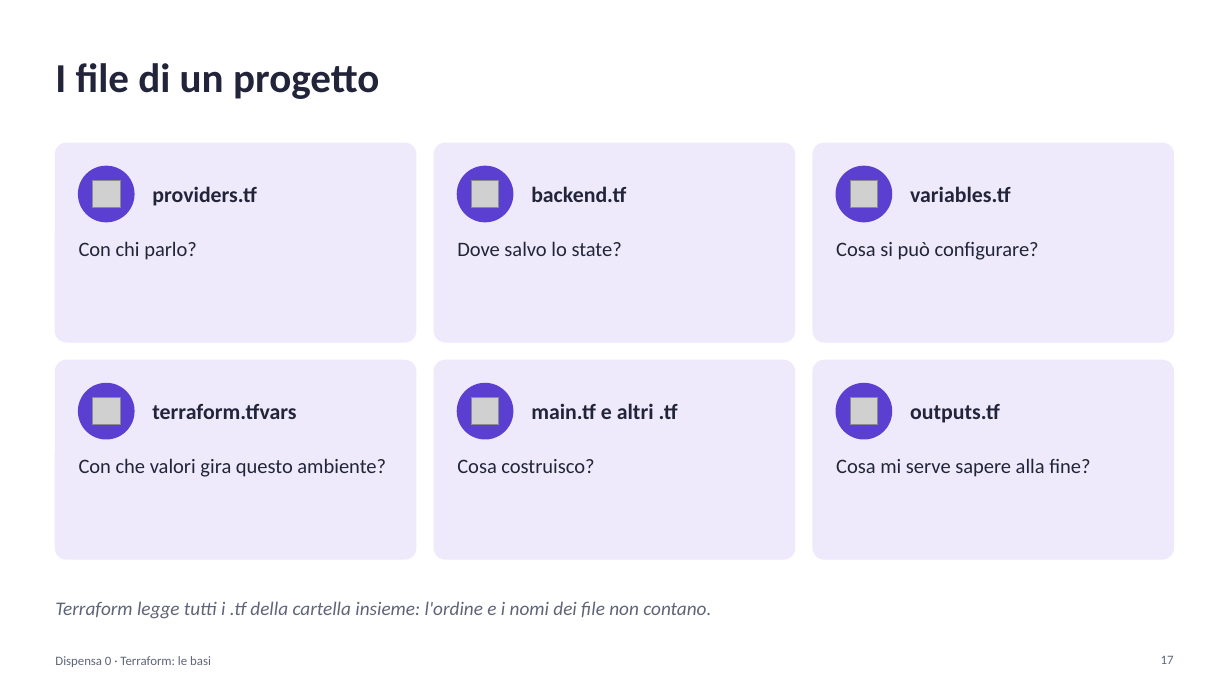
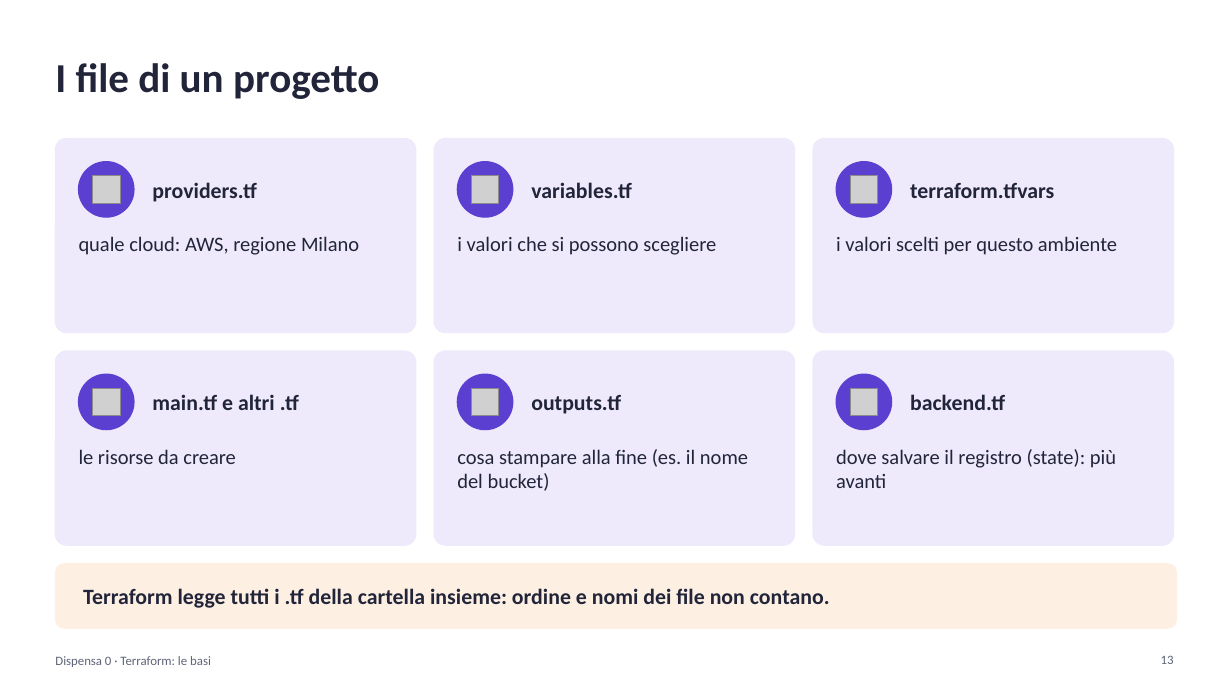
Before and after one commit to cereZ23/aws, a slide deck: slide 13 of slide/slide-0-terraform.pptx (slide 17 before the commit). Drawn at 1232x693 pixels with LibreOffice and Linux fonts; fonts in the diff are those of the drawing; grey boxes stand for pictures. Boxes give left, top, right and bottom in pixels: in the first picture for what was removed or moved away, otherwise in the second. Text is boxed around its words. In the diff, an @@ line names an element or a change of style, - is before the commit and + after.

Commit message:
Slide riscritte per chi parte da zero: esempio guida, parole spiegate, ordine nuovo

```diff
--- a/slide/slide-0-terraform.pptx
+++ b/slide/slide-0-terraform.pptx
@@ rounded rectangle resized from (x1=55, y1=143, x2=416, y2=342) to (x1=55, y1=139, x2=416, y2=333) @@
@@ rounded rectangle resized from (x1=434, y1=143, x2=795, y2=342) to (x1=434, y1=139, x2=795, y2=333) @@
@@ rounded rectangle resized from (x1=813, y1=143, x2=1174, y2=342) to (x1=813, y1=139, x2=1174, y2=333) @@
@@ 3 pictures, 3 ellipses, 1 text moved together from (x1=79, y1=166, x2=892, y2=222) to (x1=79, y1=162, x2=892, y2=217) @@
@@ text "terraform.tfvars" moved from (x1=152, y1=404, x2=296, y2=419) to (x1=910, y1=183, x2=1054, y2=198) @@
@@ text at (x1=531, y1=182, x2=632, y2=198): text changed @@
-backend.tf
+variables.tf
@@ text removed at (x1=910, y1=186, x2=1011, y2=202) @@
-variables.tf
@@ text at (x1=79, y1=236, x2=359, y2=255): text changed @@
-Con chi parlo?
+quale cloud: AWS, regione Milano
@@ text at (x1=457, y1=236, x2=716, y2=255): text changed @@
-Dove salvo lo state?
+i valori che si possono scegliere
@@ text at (x1=836, y1=236, x2=1117, y2=255): text changed @@
-Cosa si può configurare?
+i valori scelti per questo ambiente
@@ rounded rectangle resized from (x1=55, y1=360, x2=416, y2=559) to (x1=55, y1=351, x2=416, y2=545) @@
@@ rounded rectangle resized from (x1=434, y1=360, x2=795, y2=559) to (x1=434, y1=351, x2=795, y2=545) @@
@@ proportions changed in 6 elements at (x1=55, y1=139, x2=416, y2=333), (x1=434, y1=139, x2=795, y2=333), (x1=813, y1=139, x2=1174, y2=333), (x1=55, y1=351, x2=416, y2=545), (x1=434, y1=351, x2=795, y2=545), (x1=813, y1=351, x2=1174, y2=545) @@
@@ rounded rectangle resized from (x1=813, y1=360, x2=1174, y2=559) to (x1=813, y1=351, x2=1174, y2=545) @@
@@ 3 ellipses, 3 pictures moved together from (x1=79, y1=384, x2=892, y2=439) to (x1=79, y1=374, x2=892, y2=430) @@
@@ text added at (x1=152, y1=394, x2=299, y2=410), 17 pt, text #22253A, bold @@
+main.tf e altri .tf
@@ text at (x1=531, y1=395, x2=621, y2=414): text changed @@
-main.tf e altri .tf
+outputs.tf
@@ text at (x1=910, y1=394, x2=1005, y2=410): text changed @@
-outputs.tf
+backend.tf
@@ text at (x1=79, y1=449, x2=236, y2=464): text changed @@
-Con che valori gira questo ambiente?
+le risorse da creare
@@ text at (x1=457, y1=449, x2=748, y2=491): text changed @@
-Cosa costruisco?
+cosa stampare alla fine (es. il nome del bucket)
@@ text at (x1=836, y1=449, x2=1116, y2=488): text changed @@
-Cosa mi serve sapere alla fine?
+dove salvare il registro (state): più avanti
@@ rounded rectangle added at (x1=55, y1=564, x2=1177, y2=628), fill #FDF0E3, outline #FDF0E3 1 pt @@
@@ text at (x1=83, y1=588, x2=830, y2=608): text changed; size 15 to 17 pt; text colour #5F6478 to #22253A; bold on; italic off @@
-Terraform legge tutti i .tf della cartella insieme: l'ordine e i nomi dei file non contano.
+Terraform legge tutti i .tf della cartella insieme: ordine e nomi dei file non contano.
@@ page number at (x1=1161, y1=655, x2=1174, y2=664): text changed @@
-17
+13
```
Also in this commit, not shown: 16 other slides changed, 12 slides added, 7 slides removed, 2 other files.
